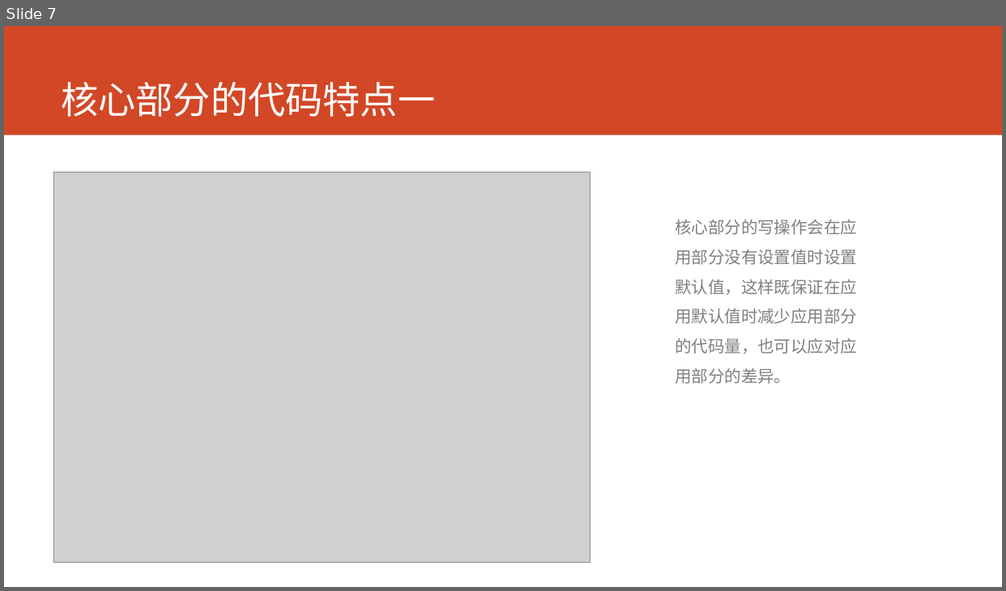
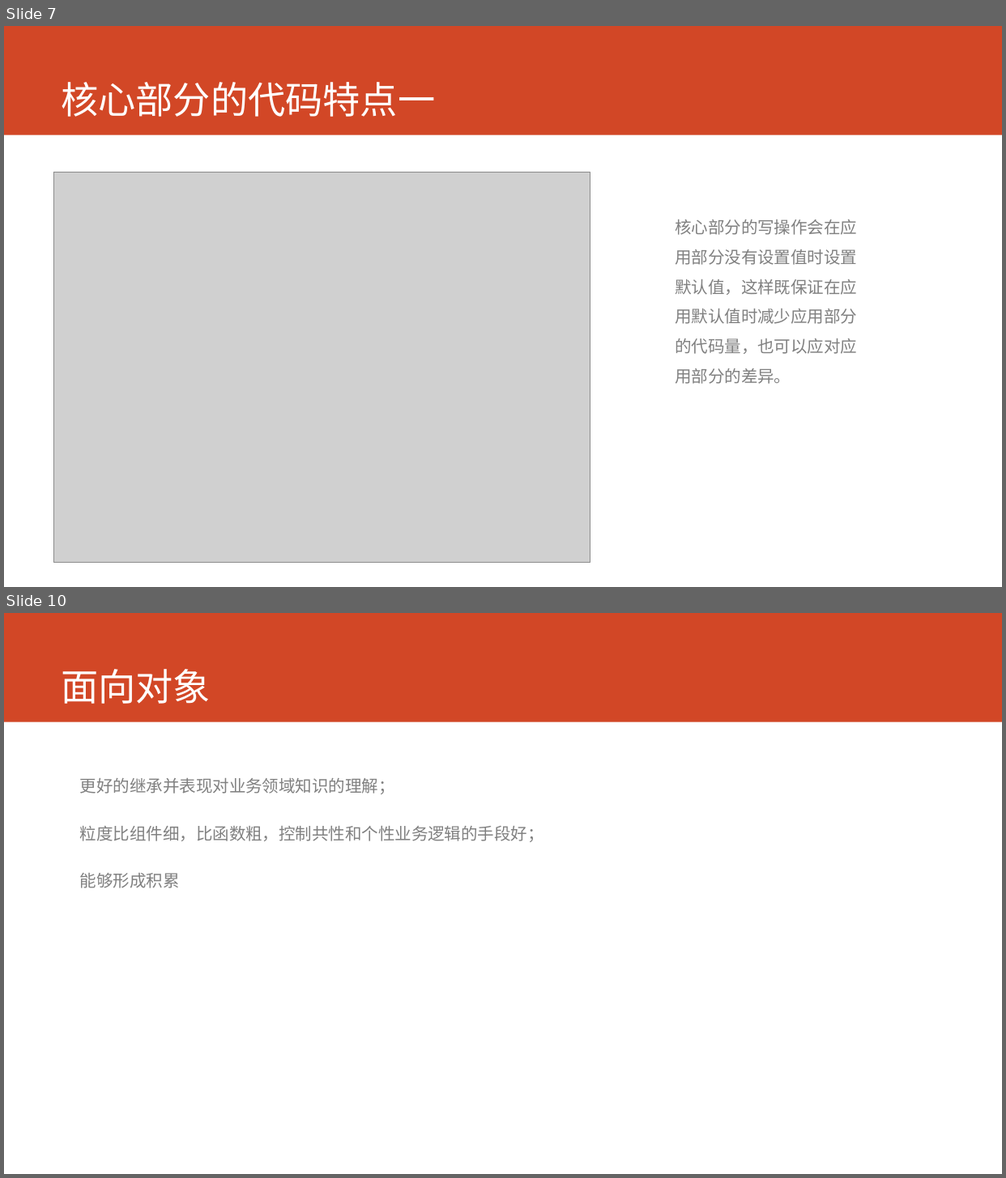
Before and after one commit to lixiangqi-github/hospital, a slide deck: doc/技术交流/技术交流-2017-8-28.pptx. Shown one above the other, each under a label of ours: slide 7 before the commit, slides 7 and 10 after it; the slides between them are not shown. The pictures are 1006x591 and 1006x1178 pixels, drawn with LibreOffice and Linux fonts; fonts in the diff are those of the drawing; grey boxes stand for pictures. Boxes give left, top, right and bottom in pixels: in the first picture for what was removed or moved away, otherwise in the second. Text is boxed around its words. In the diff, an @@ line names an element or a change of style, - is before the commit and + after.

```diff
--- a/doc/技术交流/技术交流-2017-8-28.pptx
+++ b/doc/技术交流/技术交流-2017-8-28.pptx
@@ slide 10 added at <box>4,613,1002,1174</box>, background #FFFFFF; not listed: 1 template element that a slide beside it also shows @@
@@ title added at <box>61,669,211,704</box>, 36 pt, text #FFFFFF @@
+面向对象
@@ text added at <box>80,778,544,888</box>, 16 pt, text #808080 @@
+更好的继承并表现对业务领域知识的理解；
+粒度比组件细，比函数粗，控制共性和个性业务逻辑的手段好；
+能够形成积累
```
Also in this commit, not shown: 3 other slides added.
